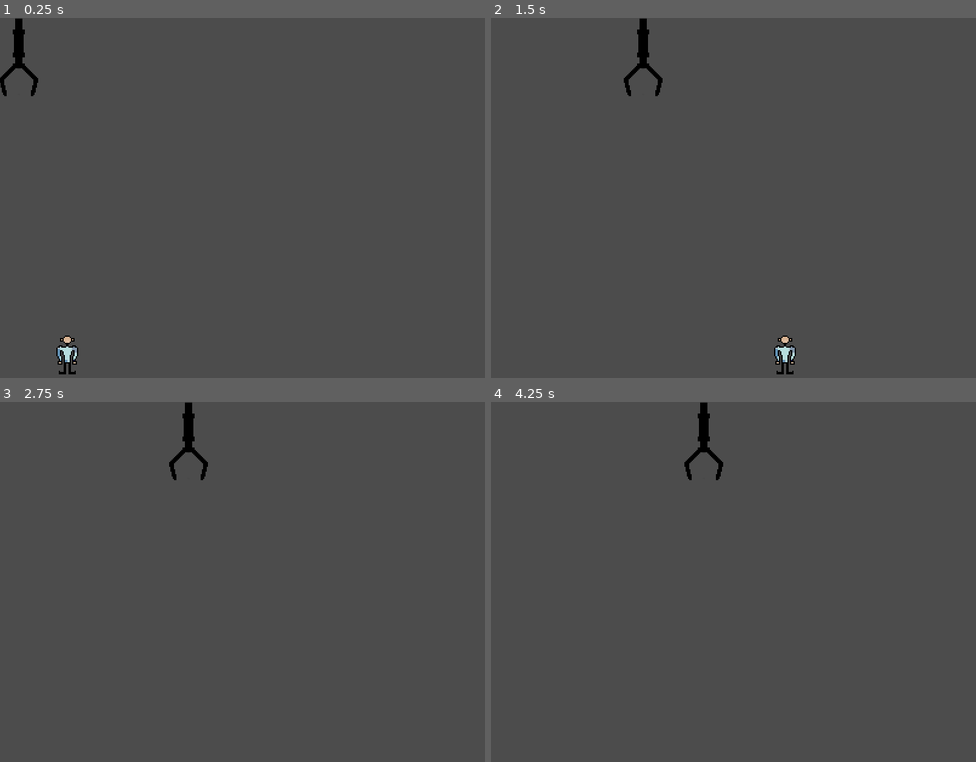
Above: before the commit, frames 1-4 (two rows, left to right).
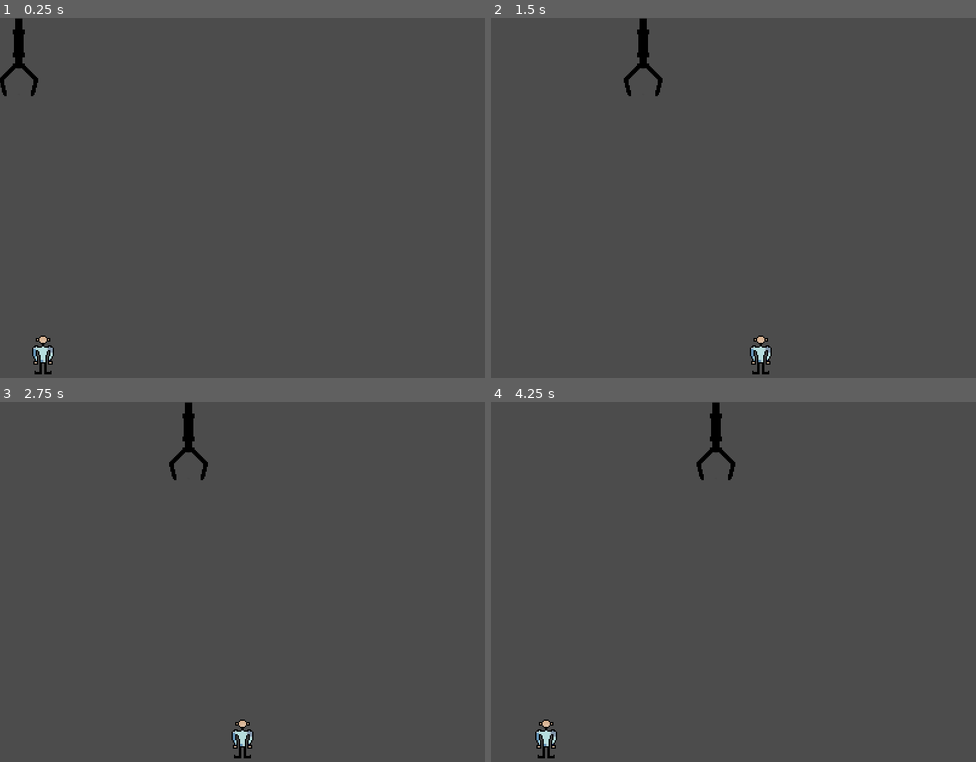
Above: after the commit, the same moments.

Repository: Domogo/gameShow
Game: Godot game, scene res://scenes/Main.tscn
The game is run twice, just before and just after one commit, with the same random seed, the same clock (stepped at 60 frames per second) and the same inputs.
Inputs:
- Up to frame 1 (0.25 s): no input
- Up to frame 2 (1.5 s): hold Right (ui_right) 0.53-1.28 s; hold Left (ui_left) from 1.28 s (still down)
- Up to frame 3 (2.75 s): release Left (ui_left) at 2.03 s; hold Right (ui_right) from 2.03 s (still down)
- Up to frame 4 (4.25 s): release Right (ui_right) at 3.53 s; hold Left (ui_left) from 3.53 s (still down)

The runs differ from the first frame. In frame 1, 0.6% of the frame differs, in the area x 6-17%, y 88-99%; in frame 2, 0.6%; in frame 3, 0.3%; in frame 4, 1.1%, in the area x 9-51%, y 0-99%.

Commit message:
man and claw movement limited by screen edge

Diff:
--- a/scenes/Main.tscn
+++ b/scenes/Main.tscn
@@ -17,5 +17,9 @@
 
 [node name="Man" parent="." instance=ExtResource( 2 )]
 position = Vector2( 31.0819, 556.104 )
-[connection signal="body_entered" from="WallLeft" to="Man" method="_on_WallLeft_body_entered"]
-[connection signal="body_entered" from="WallRight" to="Man" method="_on_WallRight_body_entered"]
+[connection signal="body_entered" from="WallLeft" to="Man" method="_on_Man_hits_WallLeft"]
+[connection signal="body_entered" from="WallLeft" to="Claw" method="_on_Claw_hits_WallLeft"]
+[connection signal="body_exited" from="WallLeft" to="Claw" method="_on_Claw_left_WallLeft"]
+[connection signal="body_entered" from="WallRight" to="Man" method="_on_Man_hits_WallRight"]
+[connection signal="body_entered" from="WallRight" to="Claw" method="_on_Claw_hits_WallRight"]
+[connection signal="body_exited" from="WallRight" to="Claw" method="_on_Claw_left_WallRight"]
--- a/scripts/Claw.gd
+++ b/scripts/Claw.gd
@@ -3,15 +3,33 @@
 export (int) var speed = 400
 
 var velocity = Vector2()
+var touchingLeftWall = false
+var touchingRightWall = false
 
 func get_input():
 	velocity = Vector2()
-	if Input.is_action_pressed('ui_right'):
+	if Input.is_action_pressed('ui_right') and not touchingRightWall:
 		velocity.x += 1
-	if Input.is_action_pressed('ui_left'):
+	if Input.is_action_pressed('ui_left') and not touchingLeftWall:
 		velocity.x -= 1
 	velocity = velocity.normalized() * speed
 
 func _physics_process(_delta):
 	get_input()
 	velocity = move_and_slide(velocity)
+
+
+func _on_Claw_hits_WallLeft(body):
+	touchingLeftWall = true
+
+
+func _on_Claw_hits_WallRight(body):
+	touchingRightWall = true
+
+
+func _on_Claw_left_WallLeft(body):
+	touchingLeftWall = false
+
+
+func _on_Claw_left_WallRight(body):
+	touchingRightWall = false
--- a/scripts/manMovement.gd
+++ b/scripts/manMovement.gd
@@ -1,22 +1,23 @@
 extends RigidBody2D
 
+var direction = 300
+
 func move(delta):
+	linear_velocity = Vector2(direction, 0)
+	position += linear_velocity * delta
 
-	linear_velocity = Vector2(300, 0)
-
-	position += linear_velocity * delta
 
 func _physics_process(delta):
 	move(delta)
 
+
 func toggleDirection():
-	linear_velocity.x = -linear_velocity.x
+	direction *= -1
 
-func _on_WallLeft_body_entered(body):
-	print(body)
+
+func _on_Man_hits_WallLeft(_body):
 	toggleDirection()
 
 
-func _on_WallRight_body_entered(body):
-	print(body)
+func _on_Man_hits_WallRight(_body):
 	toggleDirection()
